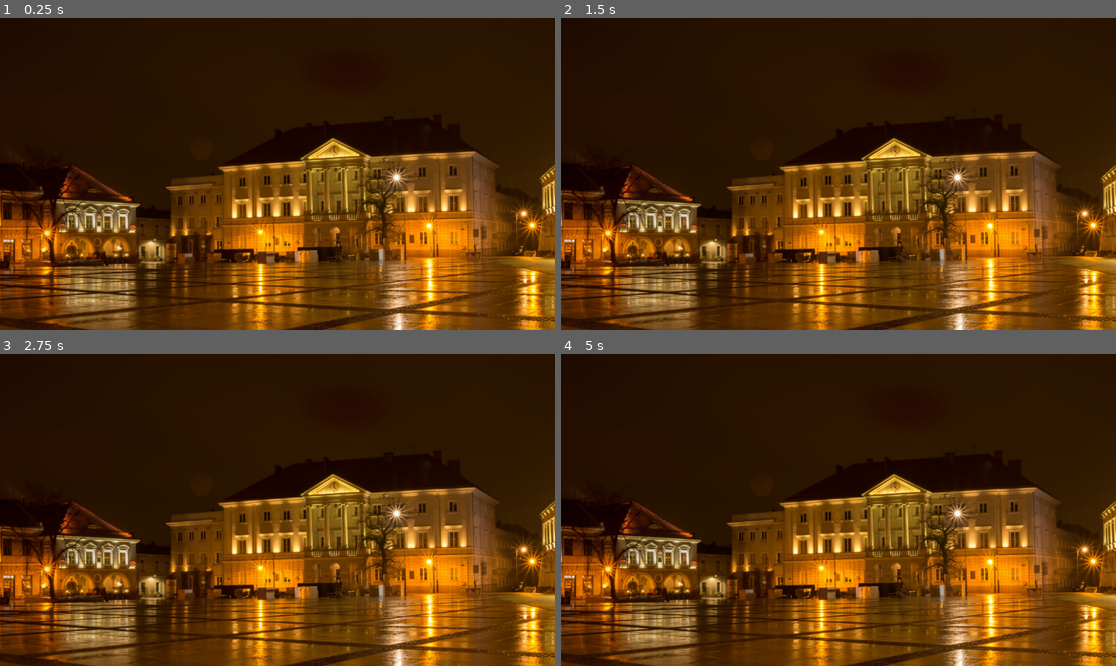
Above: before the commit, frames 1-4 (two rows, left to right).
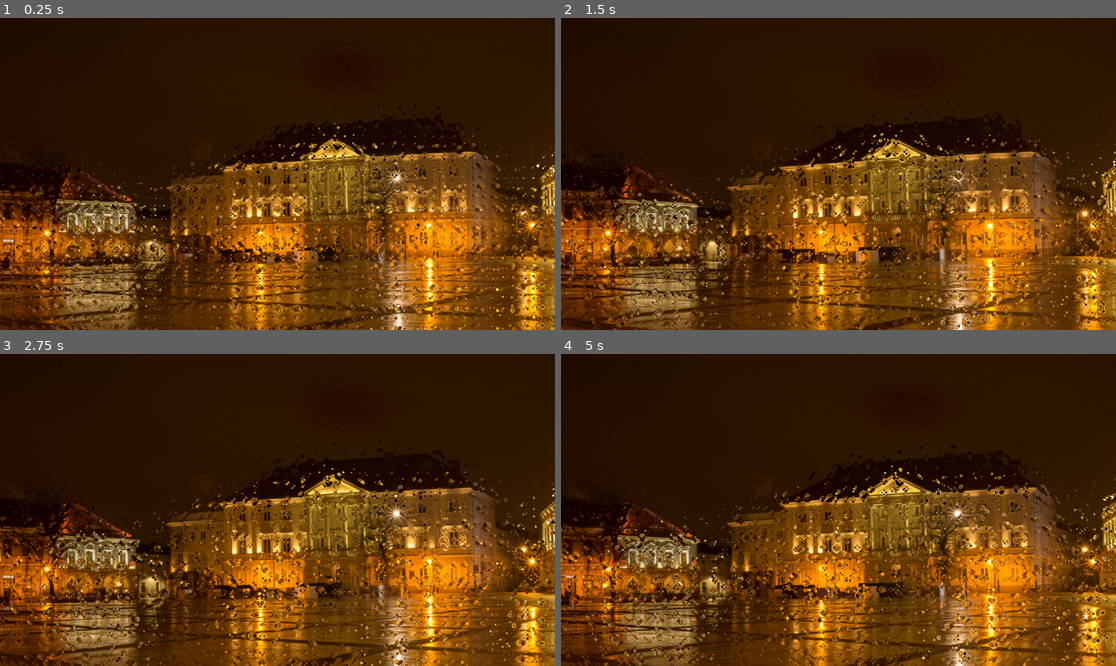
Above: after the commit, the same moments.

Repository: rafal-mi/godot-shaders
Game: Godot game, scene res://scenes/heavy_rain.tscn
Same seed, same stepped clock (60 frames per second), same inputs: the game is played once before the commit and once after it. The project has no main scene, so this scene is started directly.
Inputs:
- Up to frame 1 (0.25 s): no input
- Up to frame 2 (1.5 s): no input
- Up to frame 3 (2.75 s): no input
- Up to frame 4 (5 s): no input

The runs differ from the first frame. In frame 1, 11% of the frame differs, in the area x 0-100%, y 27-100%; in frame 2, 11%; in frame 3, 10%; in frame 4, 11%.

Commit message:
Heavy rain shader from Filip

Diff:
--- a/heavy-rain-window/scenes/heavy_rain.tscn
+++ b/heavy-rain-window/scenes/heavy_rain.tscn
@@ -6,6 +6,12 @@
 [sub_resource type="ShaderMaterial" id="ShaderMaterial_5grn1"]
 shader = ExtResource("1_5xtii")
 shader_parameter/speed = 1.0
+shader_parameter/zoom = 20.0
+shader_parameter/blur = 0.5
+shader_parameter/fluctuations = 5.0
+shader_parameter/size = 0.49999999254932
+shader_parameter/refraction = 10.0
+shader_parameter/density = 3.0
 
 [node name="HeavyRain" type="Node2D" unique_id=170033588]
 
--- a/heavy-rain-window/shaders/heavy_rain.gdshader
+++ b/heavy-rain-window/shaders/heavy_rain.gdshader
@@ -1,6 +1,12 @@
 shader_type canvas_item;
 
 uniform float speed: hint_range(0.0, 10.0, 0.01) = 1.0;
+uniform float zoom: hint_range(1.0, 50.0, 0.01) = 20.0;
+uniform float blur: hint_range(1.0, 1.0, 0.01) = 0.5;
+uniform float fluctuations: hint_range(1.0, 10.0, 0.01) = 5.0;
+uniform float size: hint_range(0.1, 100.0, 0.01) = 10.0;
+uniform float refraction: hint_range(0.1, 10.0, 0.01) = 10.0;
+uniform float density: hint_range(1.0, 5.0, 1.0) = 3.0;
 
 vec2 hash22(vec2 p) {
 	vec3 a = fract(p.xyx * vec3(123.34, 234.34, 345.65));
@@ -8,6 +14,44 @@
 	return fract(vec2(a.x * a.y, a.y * a.z));
 }
 
+float voronoi_noise(float time, vec2 uv) {
+	vec2 grid_uv = fract(uv) - 0.5;
+	vec2 grid_coords = floor(uv);
+	float min_dist = 100.0;
+	for(float y = -1.0; y <= 1.0; y++) {
+		for (float x = -1.0; x <= 1.0; x++) {
+			vec2 offset = vec2(x, y);
+			vec2 pos = cos(hash22(grid_coords + offset) * time * fluctuations) * 0.5 + 0.5;
+			min_dist = min(min_dist, length(pos + offset - grid_uv));
+		}
+	}
+	return min_dist;
+}
+
+float layers(vec2 uv, float time, float sharpness) {
+	float result = 0.0;
+	for(float i = 1.0; i < density; i++) {
+		uv -= vec2(0.0, time * i / density);
+		float drop = clamp(voronoi_noise(time, uv * i) * 2.0, 0.0, 1.0);
+		result += pow(cos(drop * PI) * 0.5 + 0.5, sharpness);
+
+	}
+	result /= density;
+	return result;
+}
+
+vec3 rainy_window(vec2 uv, float time, float sharpness) {
+	float d = 1.0 / refraction;
+	float x = layers(uv + vec2(d, 0.0), time, sharpness) - layers(uv + vec2(-d, 0.0), time, sharpness);
+	float y = layers(uv + vec2(0.0, d), time, sharpness) - layers(uv + vec2(0.0, -d), time, sharpness);
+	return normalize(vec3(x, y, d));
+}
+
 void fragment() {
-
+	vec2 uv = UV - 0.5;
+	vec2 resolution = 1.0 / TEXTURE_PIXEL_SIZE;
+	uv.x *= resolution.x / resolution.y;
+	float time = TIME * speed;
+	vec3 rain = rainy_window(uv * zoom, time, 10.0 / size);
+	COLOR = texture(TEXTURE, UV + blur * 0.1 * rain.xy);
 }
